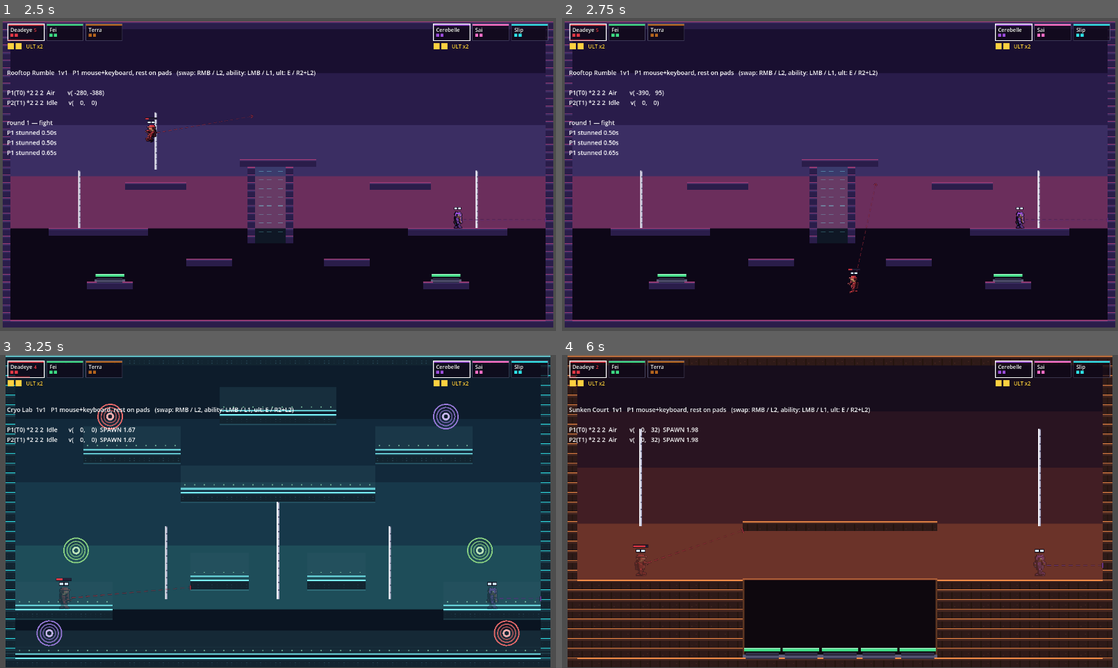
Above: before the commit, frames 1-4 (two rows, left to right).
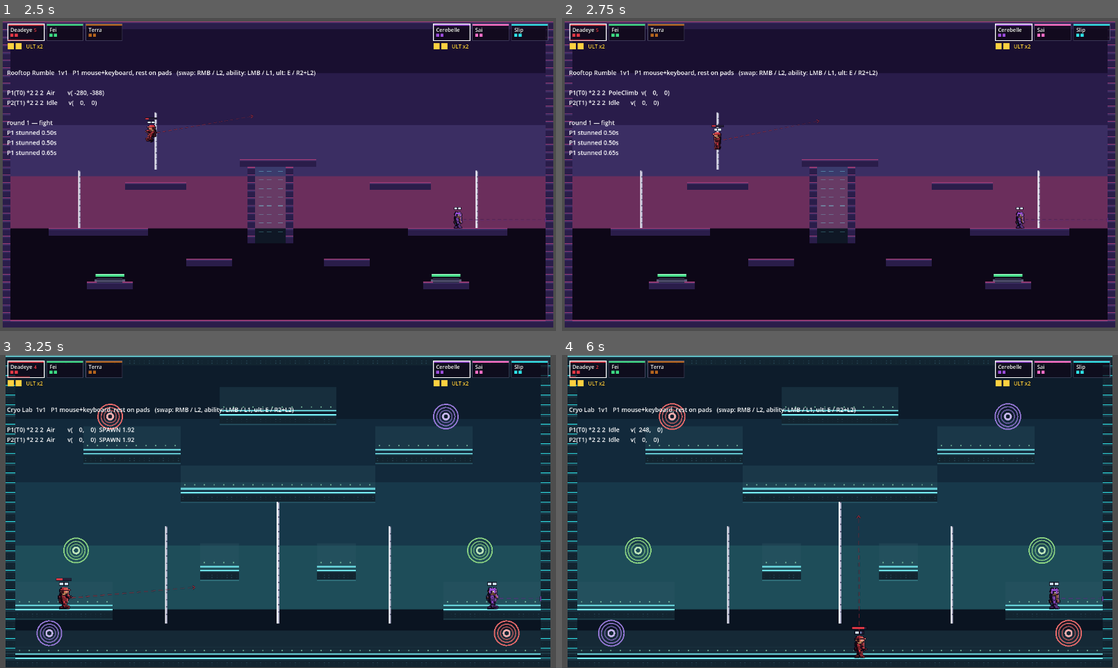
Above: after the commit, the same moments.

Repository: evanli02/stomp-fight-prototype
Game: Godot game, scene res://tests/terrain_harness.tscn
Two runs of this game, one before a commit and one after it. Both use one fixed random seed, a clock stepped at 60 frames per second and the inputs below. This scene is started directly instead of the project's main scene.
Inputs (mouse positions are in pixels of both pictures, inside the frame that each line leads up to):
- Up to frame 1 (2.5 s): tap Enter at 0.5 s; move the mouse to (400, 158) at 0.52 s; hold D 0.53-1.25 s; tap Shift at 0.6, 2.1 s; click (400, 158) at 0.67 s; tap Space (p0_jump) at 0.77 s; drag from (166, 190) to (339, 305) at 1.27 s; move the mouse to (333, 105) at 2.02 s; hold A from 2.03 s (still down)
- Up to frame 2 (2.75 s): keep holding A
- Up to frame 3 (3.25 s): release A at 2.75 s; drag from (250, 574) to (455, 564) at 2.77 s
- Up to frame 4 (6 s): move the mouse to (1006, 558) at 3.52 s; hold D 3.53-4.25 s; tap Shift at 3.6, 5.1 s; tap Space (p0_jump) at 3.77 s; drag from (673, 464) to (1056, 589) at 4.27 s; move the mouse to (867, 511) at 5.02 s; hold D 5.03-5.75 s; click (867, 511) at 5.17 s; drag from (756, 433) to (1056, 608) at 5.77 s

Frame 1 is identical in both runs. In frame 2, 0.4% of the frame differs, in the area x 8-57%, y 23-88%; in frame 3, 1.9%; in frame 4, 81%, in the area x 1-99%, y 0-100%.

Commit message:
feat(movement): poles become vertical ground; cryo steps and pole reach
Down on a pole used to let go, which meant the only quick way down a pole
was to stop using it - the pole's whole point thrown away by the most
natural input. Down now rides it at 480px/s, letting go moved to down +
jump, and dash off a pole is a boosted drop straight down: terminal
velocity immediately instead of the quarter second and two hundred pixels
it takes to accelerate there. The drop spends a charge and aims at
whatever is below; landing on a head resolves as an ordinary stomp,
because a fast fall is exactly what the stomp system already reads.

A light down press still crawls - only a full press rides - so the analog
stick keeps the fine control the pole exists to give.

Cryo geometry: pole bottoms 400 -> 440, as low as they go without being
walked into (a body running the floor tops out at 455, leaving 15px). The
two mid steps shrink 96 -> 64px, which is two bodies side by side and not
much more, and rise 368 -> 352.

Terrain harness 59 -> 63, covering all three new pole verbs.

Co-Authored-By: Claude Opus 5 <noreply@anthropic.com>

Diff:
--- a/src/player/states/pole_climb.gd
+++ b/src/player/states/pole_climb.gd
@@ -3,8 +3,21 @@
 ## the one state in the whole kit that throws speed away on purpose, and what it
 ## buys is total control — you pick your height, then pick your exit.
 ##
-## Leaving: jump off either side (the movement stick chooses which), drop off by
-## holding down, or climb past either end.
+## Four ways out, checked in this order:
+##   down + jump   let go, keeping whatever you were already doing
+##   jump          leap off to whichever side the movement stick holds
+##   dash          boosted drop straight down, spends a charge
+##   ride off      slide or climb past either end
+##
+## Down on its own no longer lets go — it rides the pole down fast. A pole is
+## vertical ground, and the useful thing to do with vertical ground is travel it;
+## before this, the only quick way down was to let go and fall, which threw away
+## the pole's whole point. Letting go is still one button away, it just needs
+## saying rather than happening by default.
+
+## Riding down. Much faster than the climb, because descending a pole you already
+## own should not be slower than falling past it.
+const SLIDE_SPEED: float = 480.0
 
 var _pole_x: float = 0.0
 var _climb_speed: float = 140.0
@@ -28,15 +41,22 @@
 func physics_update(_delta: float) -> void:
 	if player.has_buffered_jump():
 		player.consume_jump_buffer()
-		_leap()
+		if player.wants_crouch():
+			machine.change_state(&"Air")   # let go, carrying the ride
+		else:
+			_leap()
 		return
-	# Down drops off rather than climbing below the pole.
-	if player.wants_crouch():
-		machine.change_state(&"Air")
+	if player.input.dash_pressed and player.can_dash():
+		_drop_dash()
 		return
 
 	player.global_position.x = _pole_x
-	player.velocity = Vector2(0.0, player.input.move.y * _climb_speed)
+	# A full down press rides; a light one still crawls, so the analog stick keeps
+	# the fine control the pole exists to give.
+	if player.wants_crouch():
+		player.velocity = Vector2(0.0, SLIDE_SPEED)
+	else:
+		player.velocity = Vector2(0.0, player.input.move.y * _climb_speed)
 
 	if player.global_position.y < _top or player.global_position.y > _bottom:
 		machine.change_state(&"Air")
@@ -53,4 +73,17 @@
 	player.facing = 1 if side > 0.0 else -1
 	machine.change_state(&"Air", {"anim": &"wall_jump"})
 
+## Dash straight down off the pole: terminal velocity immediately instead of the
+## quarter-second and two hundred pixels it takes to accelerate there. Aimed at
+## the head of anyone below, and it resolves as an ordinary stomp if it lands on
+## one — a fast fall is exactly what the stomp system already reads.
+##
+## Uses fall_speed_max rather than a number of its own, because anything above it
+## is clamped away by Air on the very next frame.
+func _drop_dash() -> void:
+	player.consume_dash_charge()
+	player.air_dash_locked = true
+	player.velocity = Vector2(0.0, player.movement.fall_speed_max)
+	machine.change_state(&"Air")
+
 func animation() -> StringName: return &"pole_climb"
--- a/src/stage/cryo_lab.gd
+++ b/src/stage/cryo_lab.gd
@@ -27,7 +27,7 @@
 const CROWN_TOP: float = 96.0     ## small platform under the ceiling
 const LEDGE_TOP: float = 160.0    ## upper side ledges
 const SLAB_TOP: float = 224.0     ## the wide centre slab
-const STEP_TOP: float = 368.0     ## two small steps between the poles
+const STEP_TOP: float = 352.0     ## two small steps between the poles
 const SHELF_TOP: float = 416.0    ## low side shelves, 80px above the floor
 
 ## The centre slab, and the flanking ledges that meet its edges.
@@ -72,8 +72,10 @@
 		Rect2(128.0, LEDGE_TOP, 160.0, 16.0),                     # upper left
 		Rect2(608.0, LEDGE_TOP, 160.0, 16.0),                     # upper right
 		Rect2(SLAB_LEFT, SLAB_TOP, SLAB_RIGHT - SLAB_LEFT, 16.0), # centre slab
-		Rect2(304.0, STEP_TOP, 96.0, 16.0),                       # step, left of centre
-		Rect2(496.0, STEP_TOP, 96.0, 16.0),                       # step, right of centre
+		# 64px: two 22px bodies side by side and not much more, so holding one is
+		# a real position rather than a place to stand around on.
+		Rect2(320.0, STEP_TOP, 64.0, 16.0),                       # step, left of centre
+		Rect2(512.0, STEP_TOP, 64.0, 16.0),                       # step, right of centre
 		Rect2(16.0, SHELF_TOP, 160.0, 16.0),                      # low left shelf
 		Rect2(720.0, SHELF_TOP, 160.0, 16.0),                     # low right shelf
 	]
@@ -114,9 +116,10 @@
 ## The middle one hangs off the slab's underside and runs longest, exactly as
 ## drawn. It cannot reach the top, and that is its job: it is the reposition and
 ## dash refill in the middle of the room, not a route.
-## Every pole now ends at POLE_BOTTOM, well clear of a standing body's head, so
-## reaching one is a jump rather than something you walk into.
-const POLE_BOTTOM: float = 400.0
+## Poles end as low as they can without being walked into: a body running the
+## floor tops out at y=455, so 440 leaves 15px of clearance and reaching one is
+## still a deliberate hop.
+const POLE_BOTTOM: float = 440.0
 
 func _build_poles() -> void:
 	for x: float in [264.0, 632.0]:
--- a/src/stage/terrain/pole.gd
+++ b/src/stage/terrain/pole.gd
@@ -4,7 +4,9 @@
 ## keeping speed, and this is the one thing that deliberately throws it away in
 ## exchange for control.
 ##
-## Holding down drops past it, so a pole in a fall line is never a trap.
+## Holding down while you touch it means you do not want it, so a pole in a fall
+## line is never a trap. Once you are ON it, down rides it downward instead -
+## see PoleClimbState for the exits.
 
 @export var climb_speed: float = 140.0
 @export var jump_off_impulse: Vector2 = Vector2(280, -420)
--- a/tests/terrain_harness.gd
+++ b/tests/terrain_harness.gd
@@ -258,6 +258,48 @@
 	check("jumping off a pole leaves toward the held side",
 		_p.velocity.x < -100.0 and _p.state_machine.state_name() != &"PoleClimb",
 		"vx=%.1f state=%s" % [_p.velocity.x, _p.state_machine.state_name()])
+
+	# Down rides the pole instead of letting go: the fast way down IS the pole.
+	await park(POLE_AT, Vector2.ZERO)
+	_p.state_machine.change_state(&"PoleClimb", {
+		"pole_x": POLE_AT.x, "climb_speed": pole.climb_speed,
+		"jump_off": pole.jump_off_impulse,
+		"top": POLE_AT.y - 60.0, "bottom": POLE_AT.y + 60.0})
+	Input.action_press(InputConfig.action(0, &"move_down"))
+	await step(4)
+	check("down rides the pole down rather than dropping off",
+		_p.state_machine.state_name() == &"PoleClimb"
+			and _p.velocity.y > _p.movement.fall_speed_max * 0.4,
+		"state=%s vy=%.0f" % [_p.state_machine.state_name(), _p.velocity.y])
+
+	# Down AND jump is what lets go now.
+	Input.action_press(InputConfig.action(0, &"jump"))
+	await step(3)
+	Input.action_release(InputConfig.action(0, &"jump"))
+	check("down plus jump lets go of the pole",
+		_p.state_machine.state_name() != &"PoleClimb",
+		"state=%s" % _p.state_machine.state_name())
+	Input.action_release(InputConfig.action(0, &"move_down"))
+	await step(2)
+
+	# Dash on the pole is a boosted drop straight down.
+	await park(POLE_AT, Vector2.ZERO)
+	_p.state_machine.change_state(&"PoleClimb", {
+		"pole_x": POLE_AT.x, "climb_speed": pole.climb_speed,
+		"jump_off": pole.jump_off_impulse,
+		"top": POLE_AT.y - 60.0, "bottom": POLE_AT.y + 60.0})
+	await step(2)
+	var charges := _p.dash_charges_left
+	Input.action_press(InputConfig.action(0, &"dash"))
+	await step(2)
+	Input.action_release(InputConfig.action(0, &"dash"))
+	check("dashing on a pole drops you straight down at speed",
+		_p.velocity.y >= _p.movement.fall_speed_max - 1.0
+			and is_zero_approx(_p.velocity.x),
+		"v=%s" % _p.velocity)
+	check("the pole drop spends a dash charge", _p.dash_charges_left < charges,
+		"%d -> %d" % [charges, _p.dash_charges_left])
+
 	pole.queue_free()
 	await step(2)
 
@@ -361,7 +403,7 @@
 		if pole == null:
 			continue
 		var bottom: float = pole.position.y + pole.size.y * 0.5
-		if bottom > standing_head - 20.0:
+		if bottom > standing_head - 10.0:
 			low += " pole at %s reaches %.0f" % [pole.position, bottom]
 	check("no pole can be grabbed without jumping", low.is_empty(), low)
 	check("cryo lab places three portal pairs", portals.size() == 6,
Not shown, changed: docs/DESIGN.md
Not shown, changed: docs/IMPLEMENTATION.md
Not shown, changed: docs/MAPS.md
